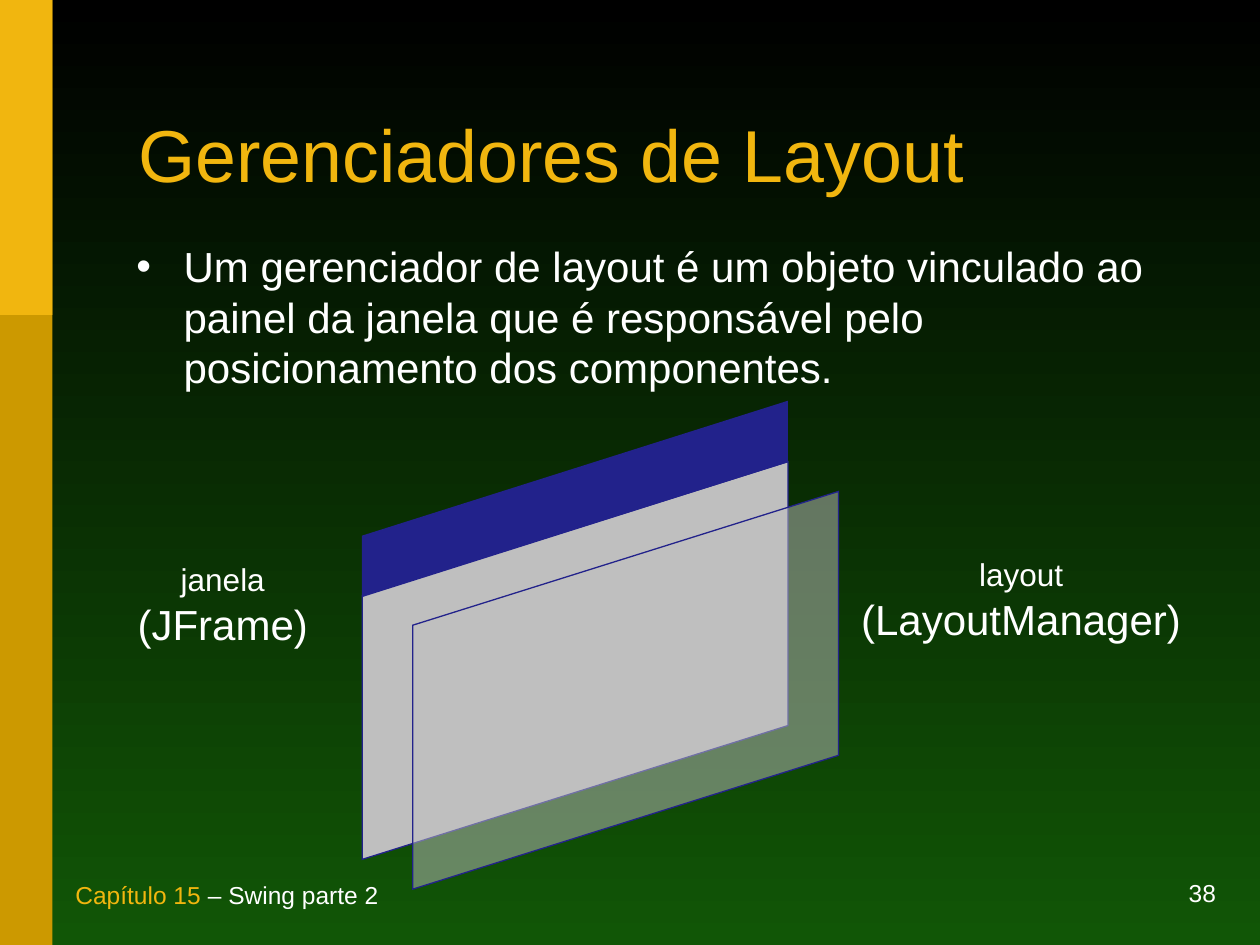
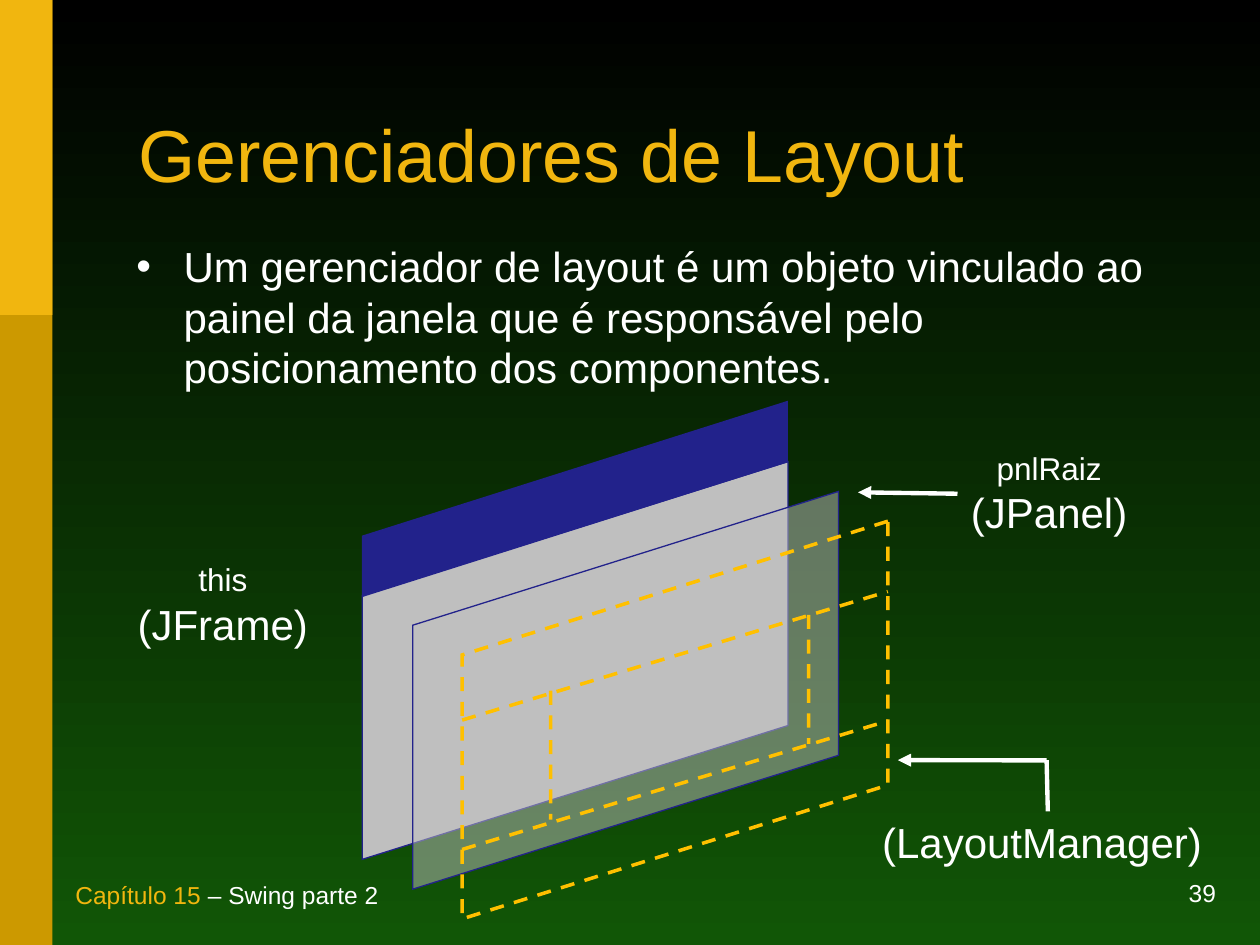
Before and after one commit to duchesqui/slzvieira-training, a slide deck: slide 39 of 1-Java-Programmer-Modulo-I/16.Capitulo15.ppt (slide 38 before the commit). Drawn at 1260x945 pixels with LibreOffice and Linux fonts; fonts in the diff are those of the drawing. Boxes give left, top, right and bottom in pixels: in the first picture for what was removed or moved away, otherwise in the second. Text is boxed around its words. In the diff, an @@ line names an element or a change of style, - is before the commit and + after.

```diff
--- a/1-Java-Programmer-Modulo-I/16.Capitulo15.ppt
+++ b/1-Java-Programmer-Modulo-I/16.Capitulo15.ppt
@@ text added at box(971, 457, 1127, 537), 24 pt, text #FFFFFF @@
+pnlRaiz
+(JPanel)
@@ arrow added from (958, 494) to (858, 493), #FFFFFF 2.49 pt @@
@@ text at box(198, 568, 247, 592): text changed @@
-janela
+this
@@ text at box(979, 563, 1063, 592): paragraph removed @@
-layout
@@ group added at box(462, 520, 888, 919): 4 lines, 1 parallelogram @@
@@ arrow added from (1047, 761) to (898, 760), #FFFFFF 2.49 pt @@
@@ line added from (1048, 811) to (1047, 760), #FFFFFF 2.49 pt @@
@@ text "(LayoutManager)": place and size @@
-text "(LayoutManager)" at box(861, 563, 1181, 643)
+text "(LayoutManager)" at box(882, 827, 1202, 866)
@@ page number at box(1189, 885, 1216, 903): text changed @@
-38
+39
```
Also in this commit, not shown: 13 other slides changed, 4 slides added, 3 slides removed.
